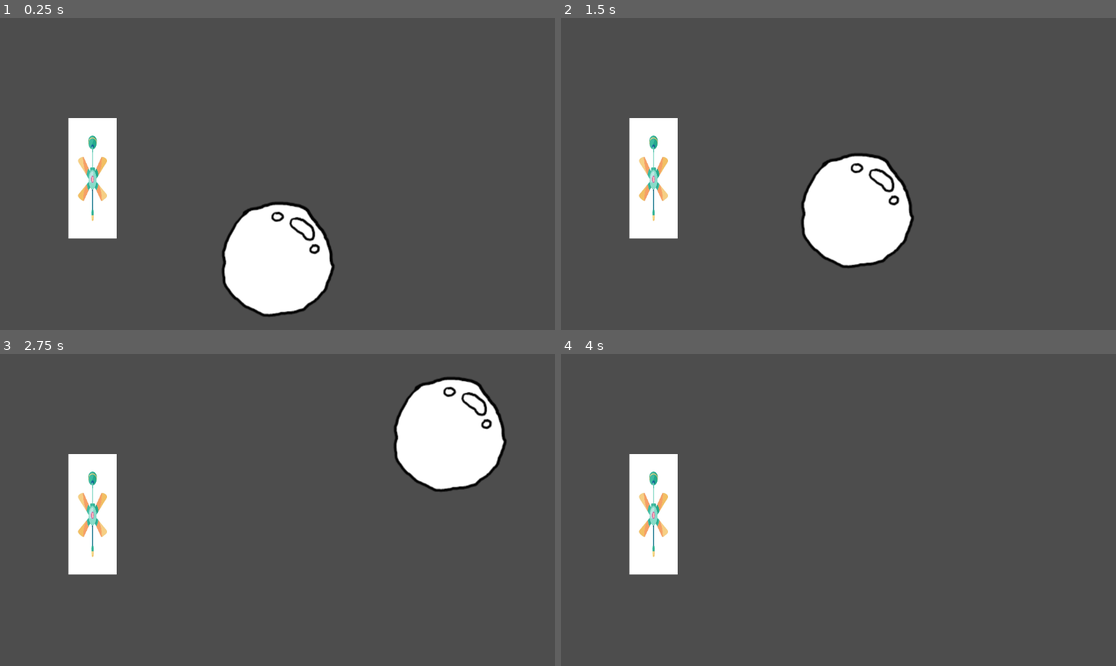
Above: before the commit, frames 1-4 (two rows, left to right).
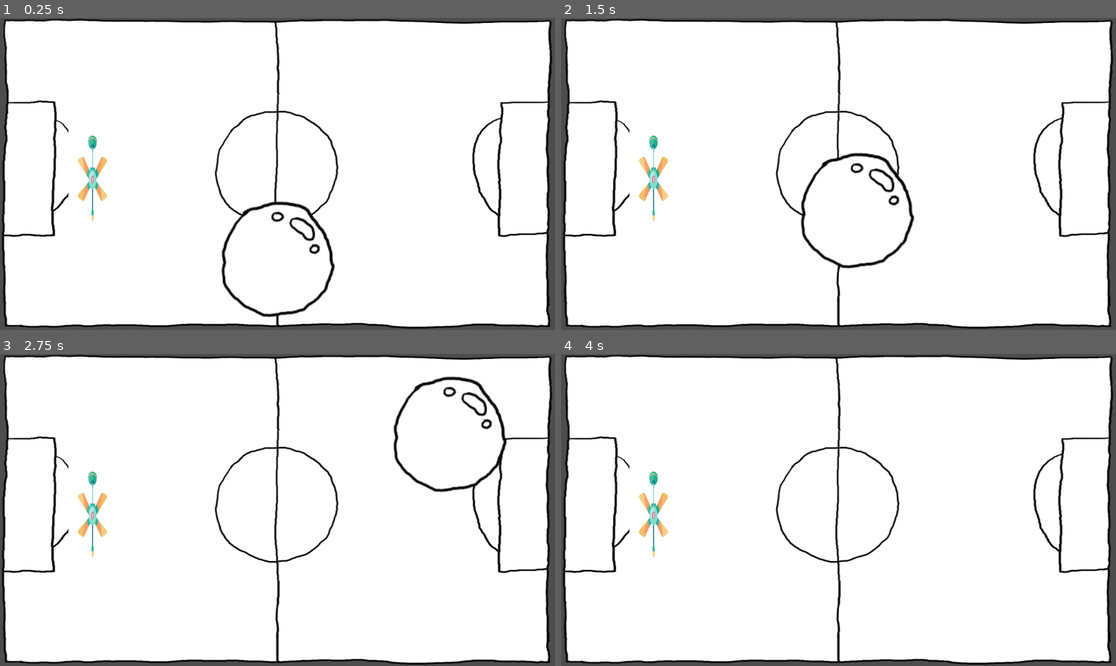
Above: after the commit, the same moments.

Repository: Calandir/ggj-2025
Game: Godot game, scene res://Scenes/example_scene.tscn
Two runs of this game, one before a commit and one after it. Both use one fixed random seed, a clock stepped at 60 frames per second and the inputs below.
Inputs:
- Up to frame 1 (0.25 s): no input
- Up to frame 2 (1.5 s): no input
- Up to frame 3 (2.75 s): no input
- Up to frame 4 (4 s): no input

The runs differ from the first frame. In frame 1, 87% of the frame differs, in the area x 0-100%, y 0-100%; in frame 2, 87%; in frame 3, 87%; in frame 4, 93%.

Commit message:
change playing field scale

Diff:
--- a/Scenes/example_scene.tscn
+++ b/Scenes/example_scene.tscn
@@ -1,7 +1,8 @@
-[gd_scene load_steps=3 format=3 uid="uid://bi38mugybmfl0"]
+[gd_scene load_steps=4 format=3 uid="uid://bi38mugybmfl0"]
 
 [ext_resource type="PackedScene" uid="uid://dnx5laydjnp4s" path="res://Scenes/Bubble.tscn" id="1_b6d3v"]
 [ext_resource type="PackedScene" path="res://Scenes/Fan.tscn" id="2_acuum"]
+[ext_resource type="Texture2D" uid="uid://bw0ubkqw6fdtb" path="res://Art/playing_field.png" id="3_b8bjl"]
 
 [node name="MainScene" type="Node2D"]
 
@@ -10,3 +11,9 @@
 [node name="Bubble0_RigidBody2D" parent="." instance=ExtResource("1_b6d3v")]
 
 [node name="Fan0_Area2D" parent="." instance=ExtResource("2_acuum")]
+
+[node name="Sprite2D" type="Sprite2D" parent="."]
+z_index = -10
+position = Vector2(-0.500008, -0.500016)
+scale = Vector2(1.13965, 0.845052)
+texture = ExtResource("3_b8bjl")
Binary file changed: Art/playing_field.png
